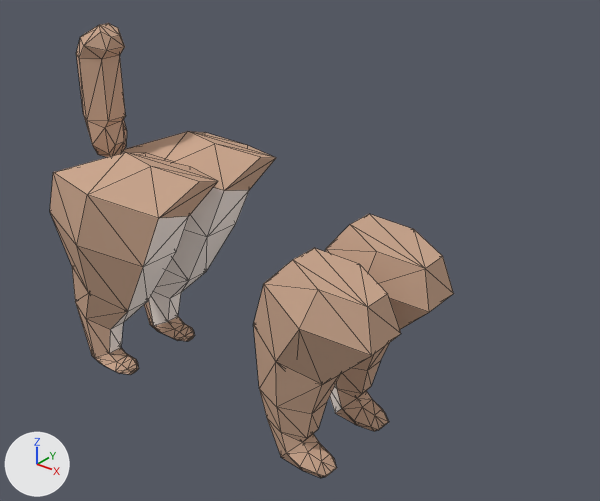
What one commit did to the Blender file friends/choroDog/chorodog.blend.
Both versions are drawn from a 50 mm lens placed at (1.76, -2.14, 2.12), pointed at (0.0, 0.05, 0.76). Every picture has the same lights, and +X, +Y and +Z are marked at lower left. Mesh edges are drawn as thin lines.

Names of what the first picture shows: 'legBLS', 'legBLT', 'legBRS', 'legBRST', 'legBRT', 'legFLS', 'legFLST', 'legFLT', 'legFRS', 'legFRST', 'legFRT', 'tail'.
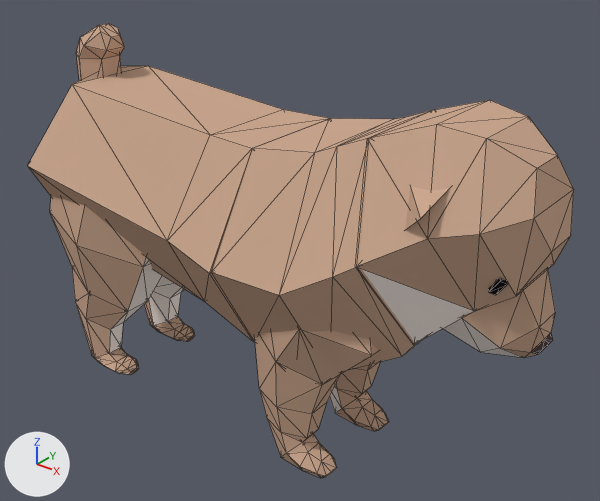
The newer file is also turned or shifted as a whole; pictures and numbers use the older file's frame.

Location of each change, [x1, y1, x2, y2] in pixels of the pictures (600 x 501 px):
'head', shown (beige)
    after: [358, 100, 574, 358]
'hip', shown (beige)
    after: [28, 66, 330, 342]
'chest', shown (beige)
    after: [212, 109, 435, 370]
'legBRT', unchanged, covered by the edit
    before: [50, 152, 218, 312]
    after: [50, 197, 162, 312]
'legFRT', unchanged, covered by the edit
    before: [253, 248, 401, 384]
    after: [260, 330, 378, 384]
'legBLT', unchanged, covered by the edit
    before: [122, 131, 276, 281]
'legFLT', unchanged, covered by the edit
    before: [325, 214, 454, 329]

The change, as a diff of the scene's bpy script:
```diff
--- a/friends/choroDog/chorodog.blend.py
+++ b/friends/choroDog/chorodog.blend.py
@@ ob_head @@
 ob_head.scale = (0.0116, -0.0116, -0.0282)
-ob_head.hide_viewport = True
@@ ob_chest @@
 ob_chest.scale = (4.33, 4.2, 0.44)
-ob_chest.hide_viewport = True
@@ ob_hip @@
 ob_hip.scale = (-3.29, -3.92, 0.887)
-ob_hip.hide_viewport = True
```
